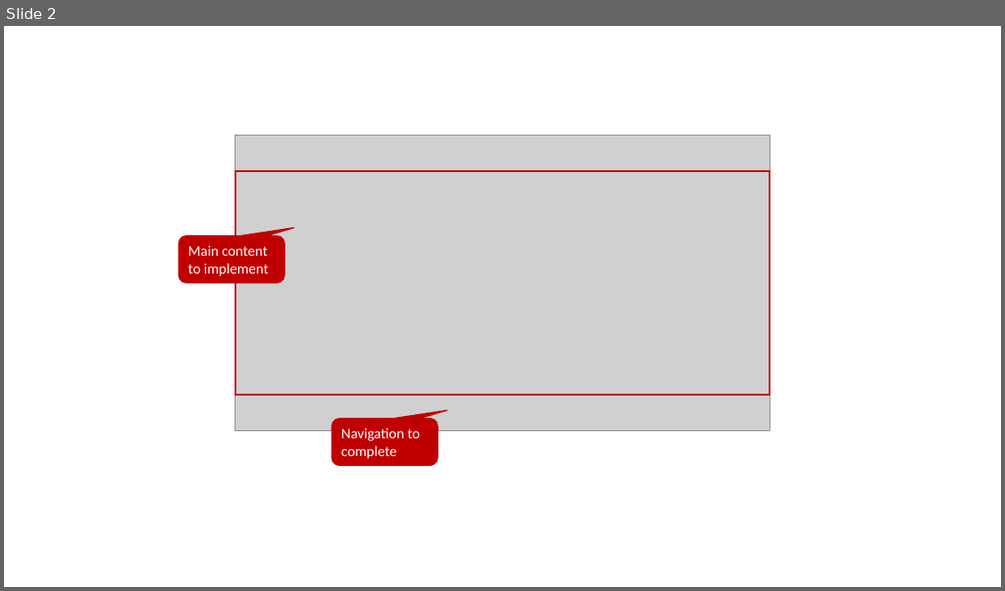
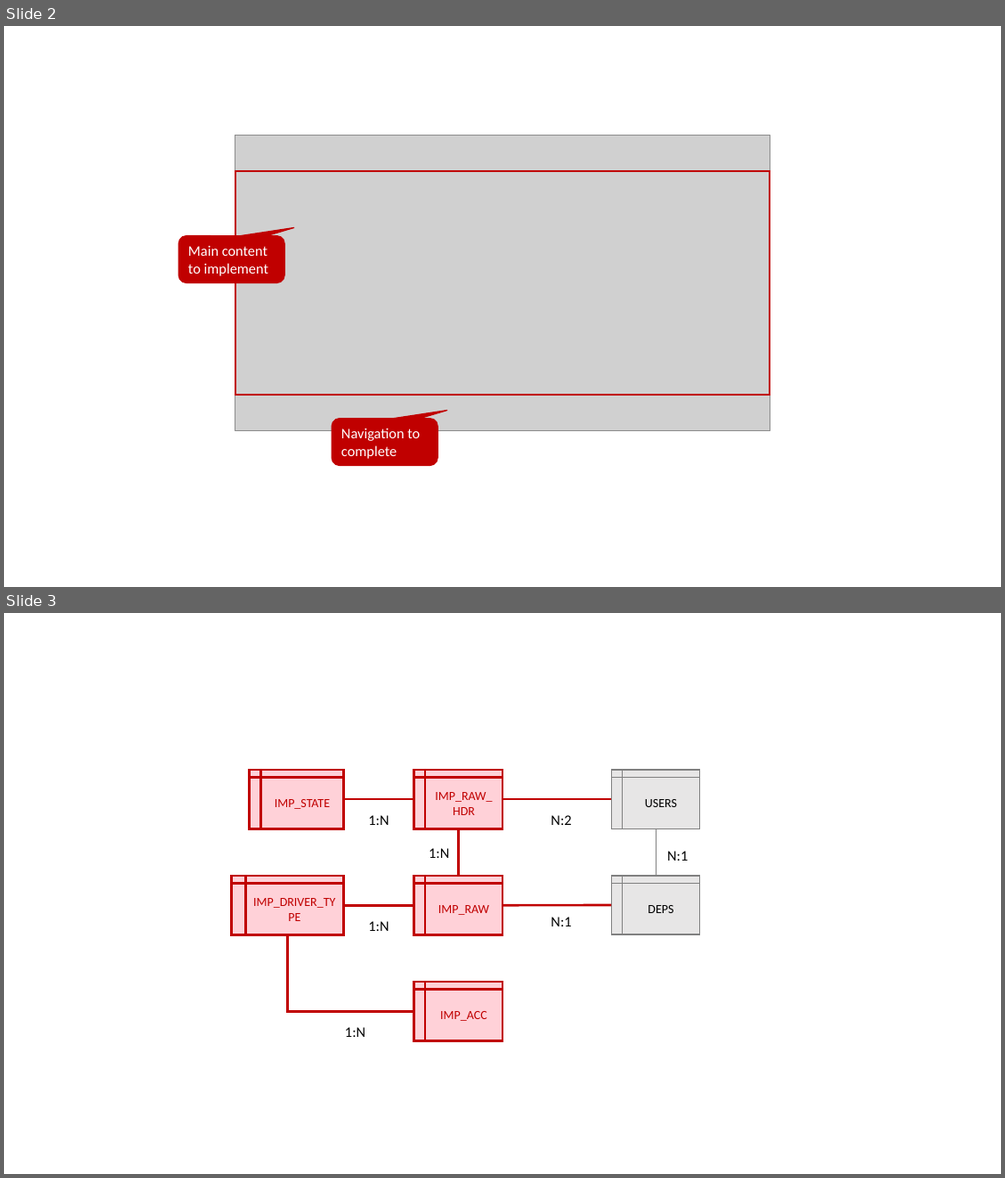
Before and after one commit to DevOps-Gilde/Hackathon_PP_ModelDrivenApp_CstPages_Doc, a slide deck: images/SourceCustomizedImages.pptx. Shown one above the other, each under a label of ours: slide 2 before the commit, slides 2 and 3 after it. The pictures are 1005x591 and 1005x1178 pixels, drawn with LibreOffice and Linux fonts; fonts in the diff are those of the drawing; grey boxes stand for pictures. Boxes give left, top, right and bottom in pixels: in the first picture for what was removed or moved away, otherwise in the second. Text is boxed around its words. In the diff, an @@ line names an element or a change of style, - is before the commit and + after.

```diff
--- a/images/SourceCustomizedImages.pptx
+++ b/images/SourceCustomizedImages.pptx
@@ slide 3 added at <box>4,613,1001,1174</box>, background #FFFFFF @@
@@ flow chart internal storage added at <box>250,770,343,829</box>, fill #FFD1D8, outline #C00000 2.25 pt, 12 pt, text #C00000 @@
+IMP_STATE
@@ flow chart internal storage added at <box>414,770,502,829</box>, fill #FFD1D8, outline #C00000 2.25 pt, 12 pt, text #C00000 @@
+IMP_RAW_HDR
@@ flow chart internal storage added at <box>611,770,699,829</box>, fill #E7E6E6, outline #808080 1 pt, 12 pt, text #000000 @@
+USERS
@@ line added from (343, 799) to (414, 799), #C00000 2.25 pt @@
@@ line added from (502, 799) to (611, 799), #C00000 2.25 pt @@
@@ text added at <box>368,815,388,825</box>, 14 pt, text #000000 @@
+1:N
@@ text added at <box>550,815,571,825</box>, 14 pt, text #000000 @@
+N:2
@@ text added at <box>429,848,449,858</box>, 14 pt, text #000000 @@
+1:N
@@ line added from (459, 828) to (459, 876), #C00000 2.25 pt @@
@@ line added from (655, 828) to (655, 876), #808080 0.5 pt @@
@@ text added at <box>667,851,688,860</box>, 14 pt, text #000000 @@
+N:1
@@ flow chart internal storage added at <box>231,876,343,934</box>, fill #FFD1D8, outline #C00000 2.25 pt, 12 pt, text #C00000 @@
+IMP_DRIVER_TYPE
@@ flow chart internal storage added at <box>414,876,502,934</box>, fill #FFD1D8, outline #C00000 2.25 pt, 12 pt, text #C00000 @@
+IMP_RAW
@@ flow chart internal storage added at <box>611,876,699,934</box>, fill #E7E6E6, outline #808080 1 pt, 12 pt, text #000000 @@
+DEPS
@@ line added from (343, 906) to (414, 906), #C00000 2.25 pt @@
@@ line added from (502, 906) to (611, 906), #C00000 2.25 pt @@
@@ text added at <box>368,921,388,931</box>, 14 pt, text #000000 @@
+1:N
@@ text added at <box>550,916,571,926</box>, 14 pt, text #000000 @@
+N:1
@@ elbow line added from (287, 934) to (414, 1011), #C00000 2.25 pt @@
@@ flow chart internal storage added at <box>414,981,502,1041</box>, fill #FFD1D8, outline #C00000 2.25 pt, 12 pt, text #C00000 @@
+IMP_ACC
@@ text added at <box>345,1027,365,1037</box>, 14 pt, text #000000 @@
+1:N
```
Also in this commit, not shown: 2 other files.
